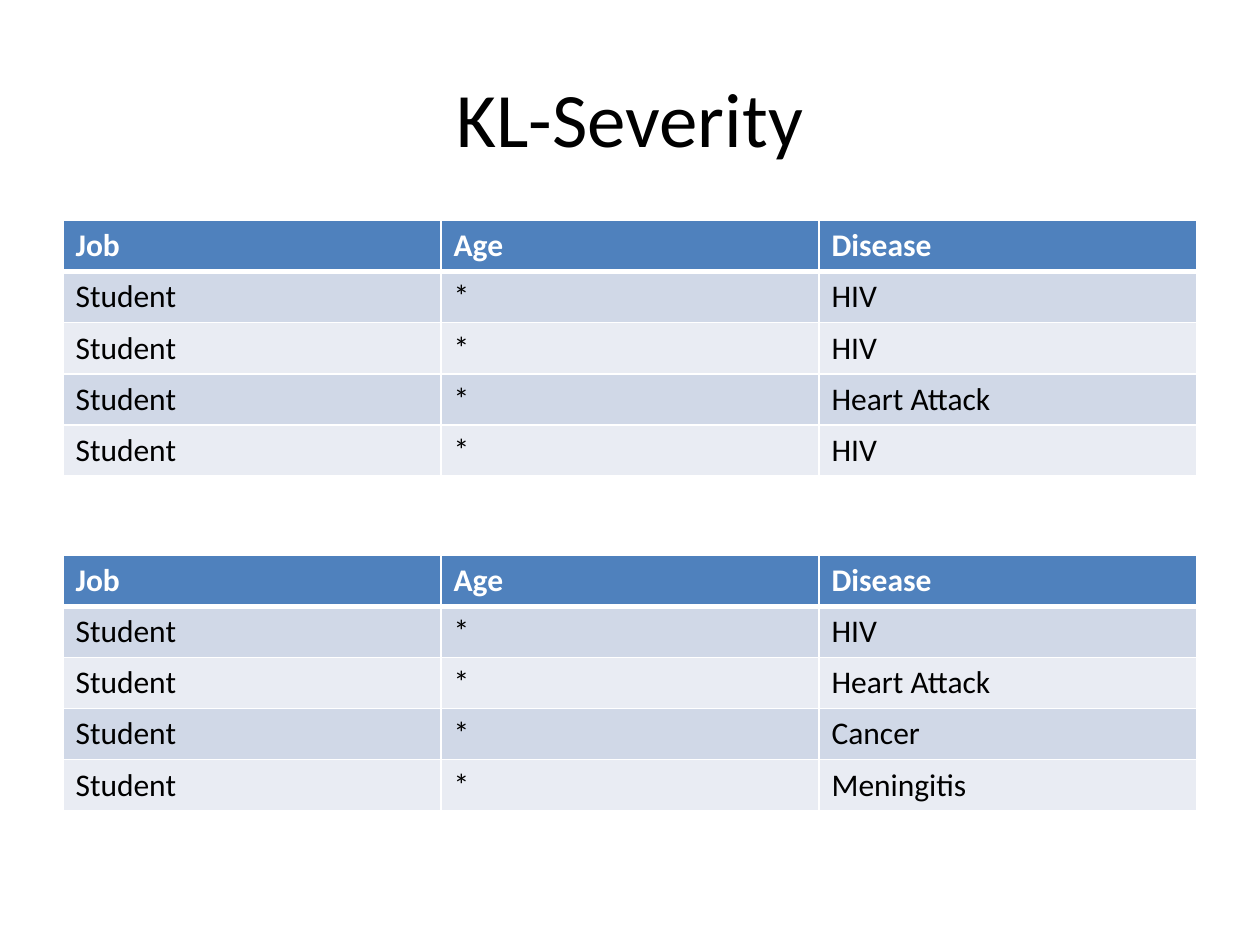
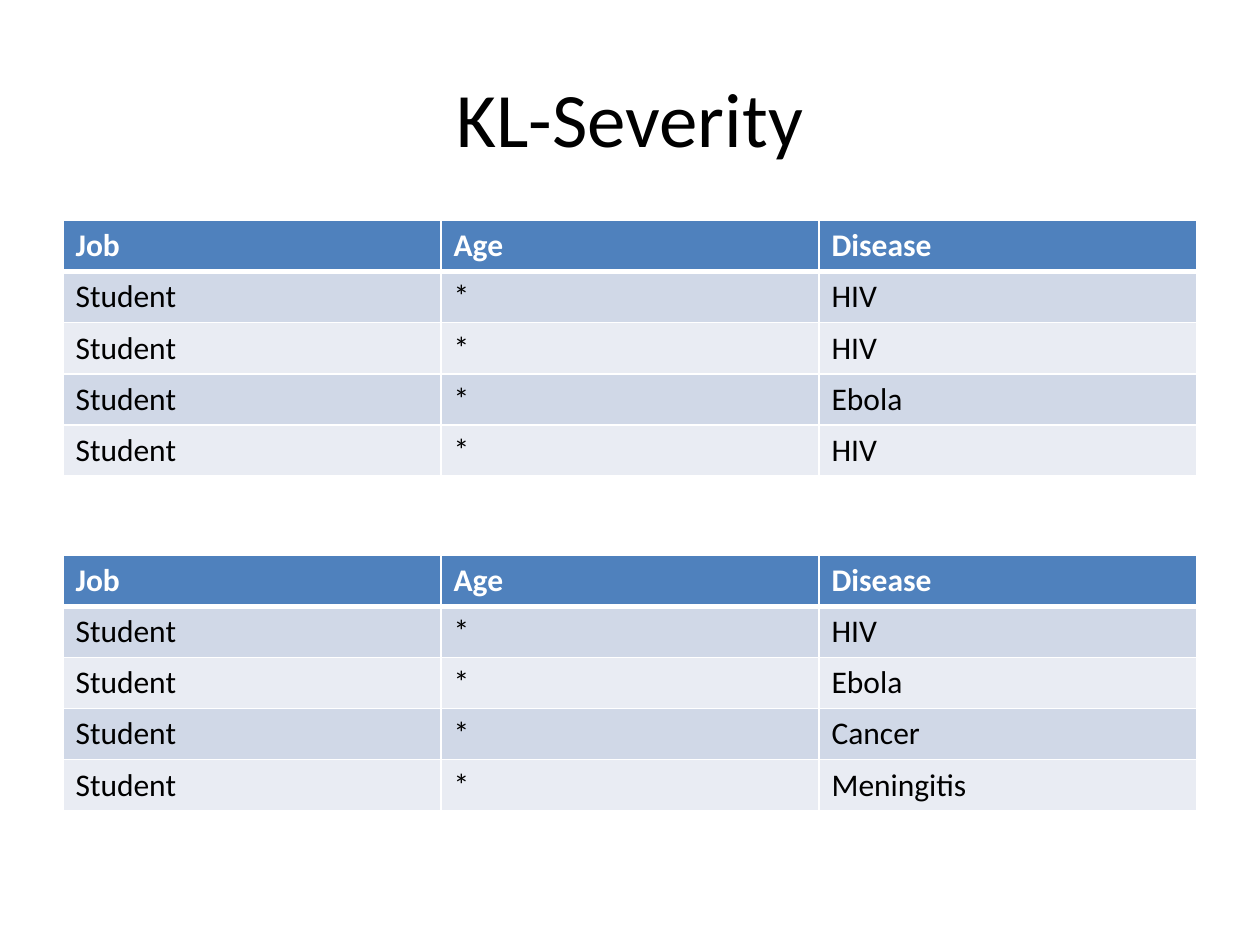
Before and after one commit to jayvelasco1990/big-data, a slide deck: slide 34 of Final Project/draft_presentation.pptx (slide 36 before the commit). Drawn at 1260x945 pixels with LibreOffice and Linux fonts; fonts in the diff are those of the drawing. Boxes give left, top, right and bottom in pixels: in the first picture for what was removed or moved away, otherwise in the second. Text is boxed around its words. In the diff, an @@ line names an element or a change of style, - is before the commit and + after.

```diff
--- a/Final Project/draft_presentation.pptx
+++ b/Final Project/draft_presentation.pptx
@@ table at box(63, 220, 1197, 476) @@
-row 4, column 3: Heart Attack
+row 4, column 3: Ebola
@@ table at box(63, 556, 1197, 811) @@
-row 3, column 3: Heart Attack
+row 3, column 3: Ebola
```
Also in this commit, not shown: 19 other slides changed, 7 slides added, 5 slides removed.
